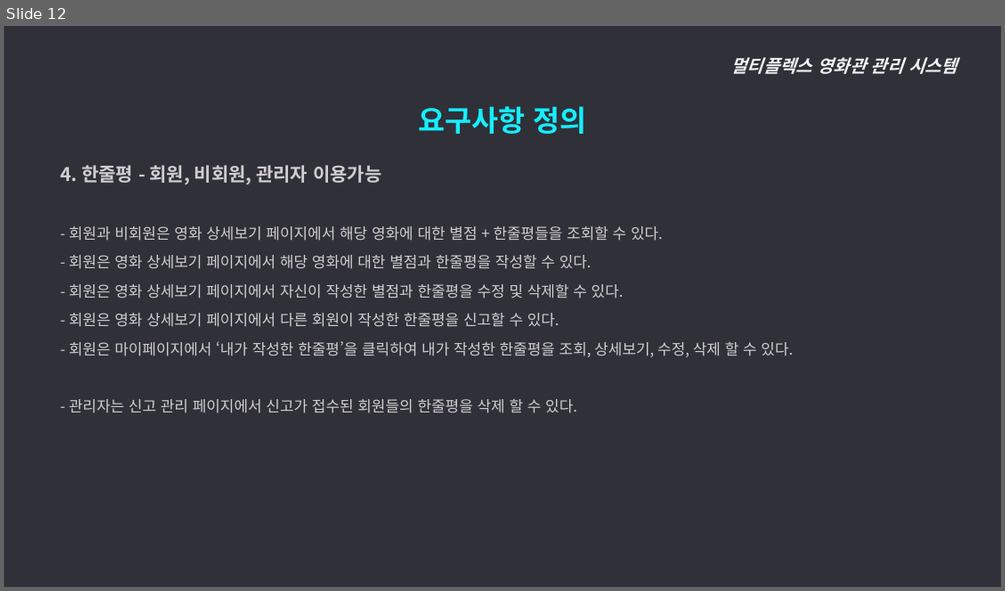
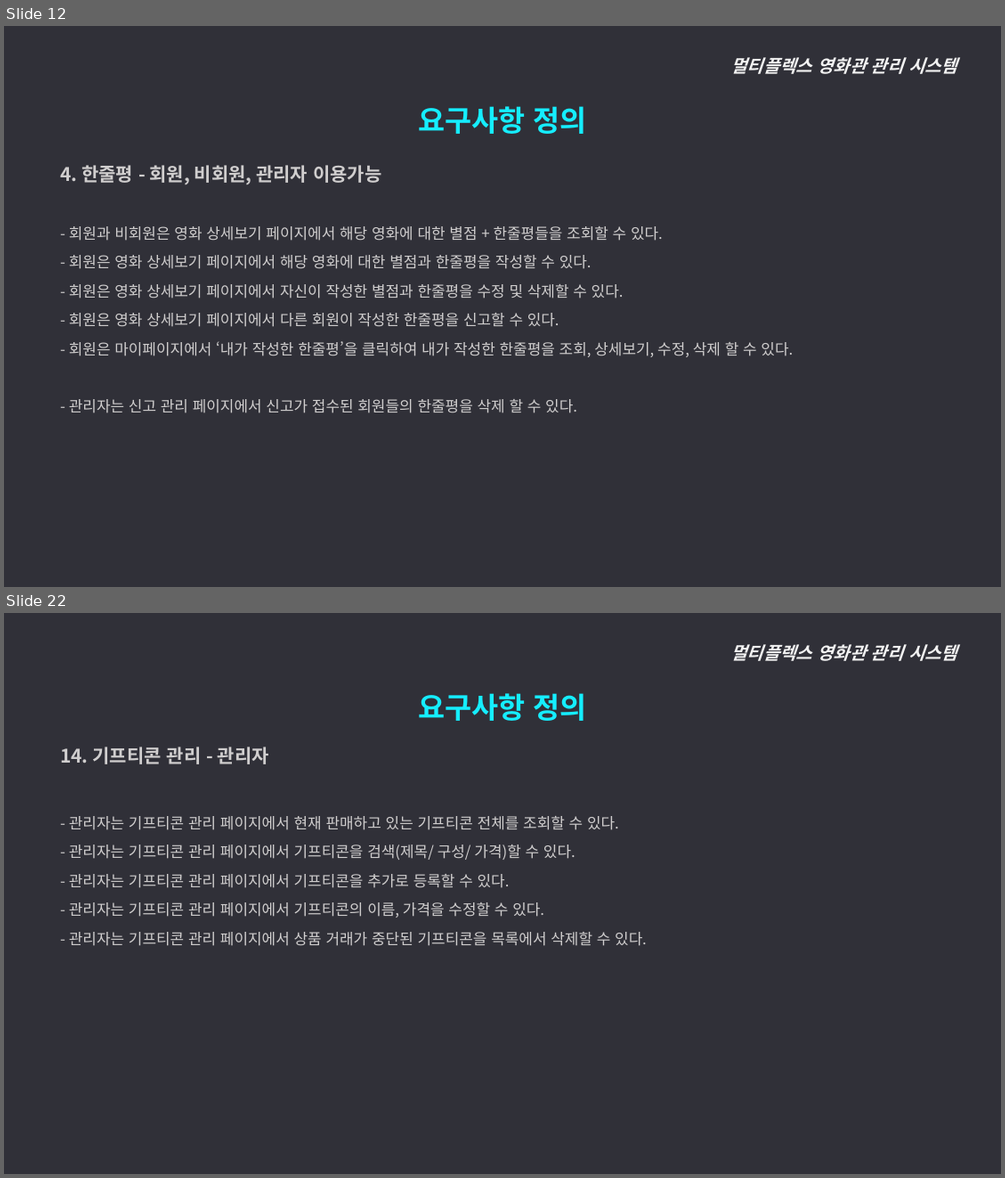
Before and after one commit to ywc-412/MultiplexTeamProject, a slide deck: 2조 시스템개요, 요구사항 정의.pptx. Shown one above the other, each under a label of ours: slide 12 before the commit, slides 12 and 22 after it; the slides between them are not shown. The pictures are 1005x591 and 1005x1178 pixels, drawn with LibreOffice and Linux fonts; fonts in the diff are those of the drawing. Boxes give left, top, right and bottom in pixels: in the first picture for what was removed or moved away, otherwise in the second. Text is boxed around its words. In the diff, an @@ line names an element or a change of style, - is before the commit and + after.

Commit message:
요구사항정의 수정본

```diff
--- a/2조 시스템개요, 요구사항 정의.pptx
+++ b/2조 시스템개요, 요구사항 정의.pptx
@@ slide 22 added at [4,613,1001,1174], background #303038 @@
@@ text added at [731,644,957,661], 17 pt, text #F2F2F2, bold, italic @@
+멀티플렉스 영화관 관리 시스템
@@ text added at [418,693,587,721], 28 pt, text #15EEFF, bold @@
+요구사항 정의
@@ text added at [60,747,647,946], 14.5 pt, text #D0CECE @@
+  14. 기프티콘 관리 - 관리자
+  - 관리자는 기프티콘 관리 페이지에서 현재 판매하고 있는 기프티콘 전체를 조회할 수 있다.
+  - 관리자는 기프티콘 관리 페이지에서 기프티콘을 검색(제목/ 구성/ 가격)할 수 있다.
+  - 관리자는 기프티콘 관리 페이지에서 기프티콘을 추가로 등록할 수 있다.
+  - 관리자는 기프티콘 관리 페이지에서 기프티콘의 이름, 가격을 수정할 수 있다.
+  - 관리자는 기프티콘 관리 페이지에서 상품 거래가 중단된 기프티콘을 목록에서 삭제할 수 있다.
```
Also in this commit, not shown: 8 slides changed, 4 other slides added.
